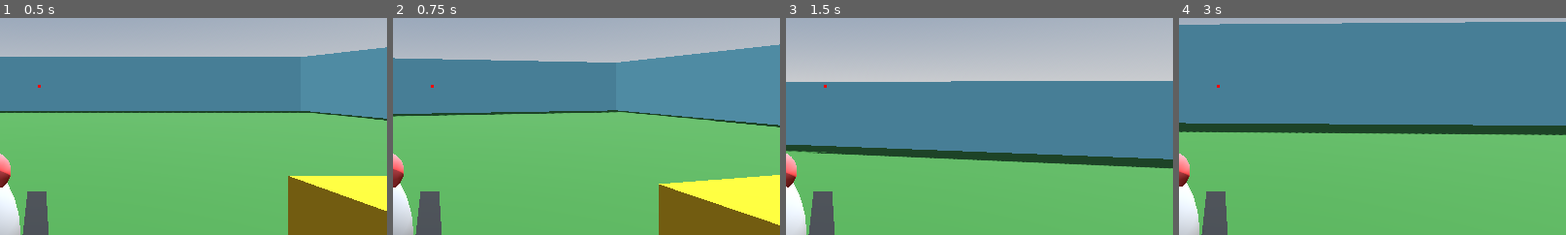
Above: before the commit, frames 1-4 (left to right).
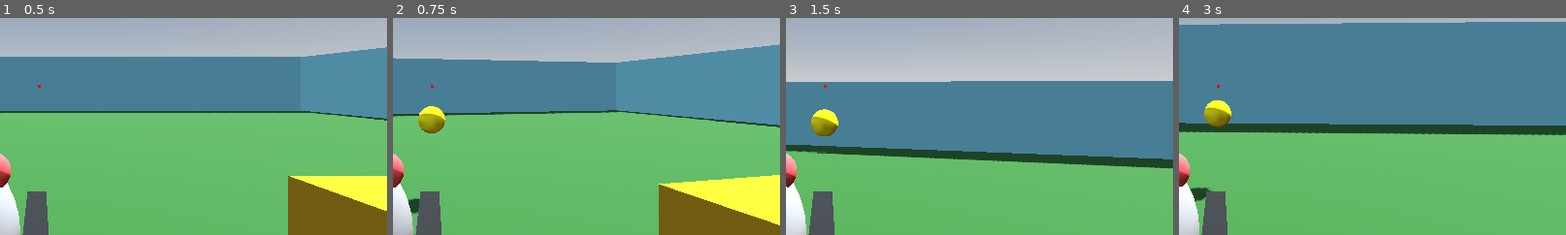
Above: after the commit, the same moments.

Repository: adrian-deguzman/over-the-shoulder-tps
Game: Godot game, scene res://scenes/world.tscn
The game is run twice, just before and just after one commit, with the same random seed, the same clock (stepped at 60 frames per second) and the same inputs.
Inputs (mouse positions are % of the whole screen's width and height, from its top left):
- Up to frame 1 (0.5 s): no input
- Up to frame 2 (0.75 s): tap Enter at 0.5 s; move the mouse to (55, 50) at 0.52 s; hold W (up) from 0.53 s (still down); click (55, 50) at 0.6 s
- Up to frame 3 (1.5 s): keep holding W (up); tap Space (jump) at 0.77 s; move the mouse to (45, 50) at 1.27 s; click (45, 50) at 1.35 s
- Up to frame 4 (3 s): keep holding W (up); tap Space (jump) at 1.52 s; move the mouse to (52, 48) at 2.02 s; click (52, 48) at 2.1 s; move the mouse to (49, 52) at 2.77 s; click (49, 52) at 2.85 s
The pictures show only the part of the screen within x 45-95%, y 34-84%; the shares and areas given below are measured in that part.

Frame 1 is identical in both runs. In frame 2, 0.9% of the frame differs, in the area x 3-14%, y 40-91%; in frame 3, 0.7%; in frame 4, 0.9%, in the area x 2-14%, y 37-85%.

Commit message:
added: shooting bullets

Diff:
--- a/barrion-deguzman-tps/project.godot
+++ b/barrion-deguzman-tps/project.godot
@@ -47,6 +47,11 @@
 "events": [Object(InputEventKey,"resource_local_to_scene":false,"resource_name":"","device":-1,"window_id":0,"alt_press …(195 unchanged characters)…
 ]
 }
+shoot={
+"deadzone": 0.2,
+"events": [Object(InputEventMouseButton,"resource_local_to_scene":false,"resource_name":"","device":-1,"window_id":0,"alt_pressed":false,"shift_pressed":false,"ctrl_pressed":false,"meta_pressed":false,"button_mask":1,"position":Vector2(411, 26),"global_position":Vector2(423, 86),"factor":1.0,"button_index":1,"canceled":false,"pressed":true,"double_click":false,"script":null)
+]
+}
 
 [physics]
 
--- /dev/null
+++ b/barrion-deguzman-tps/scenes/Bullet.tscn
@@ -0,0 +1,19 @@
+[gd_scene format=3 uid="uid://0ofmifaxk2yb"]
+
+[ext_resource type="Script" uid="uid://bfa2nybky7ej2" path="res://scripts/bullet.gd" id="1_hf8mt"]
+
+[sub_resource type="StandardMaterial3D" id="StandardMaterial3D_p1sfj"]
+albedo_color = Color(1, 0.91764706, 0, 1)
+
+[sub_resource type="SphereMesh" id="SphereMesh_4utqk"]
+material = SubResource("StandardMaterial3D_p1sfj")
+radius = 0.3
+height = 0.6
+
+[node name="Bullet" type="Node3D" unique_id=1282823345]
+script = ExtResource("1_hf8mt")
+
+[node name="MeshInstance3D" type="MeshInstance3D" parent="." unique_id=1029286823]
+mesh = SubResource("SphereMesh_4utqk")
+
+[node name="RayCast3D" type="RayCast3D" parent="." unique_id=1972624799]
--- a/barrion-deguzman-tps/scenes/world.tscn
+++ b/barrion-deguzman-tps/scenes/world.tscn
@@ -109,6 +109,9 @@
 transform = Transform3D(1, 0, 0, 0, 1, 0, 0, 0, 1, 0.58, -0.625, -0.3)
 mesh = SubResource("BoxMesh_nnsk1")
 
+[node name="Muzzle" type="Marker3D" parent="Player/Head/Gun" unique_id=439383744]
+transform = Transform3D(1, 0, 0, 0, 1, 0, 0, 0, 1, 0, 0, -0.5)
+
 [node name="Nose" type="MeshInstance3D" parent="Player" unique_id=1893531708]
 transform = Transform3D(1, 0, 0, 0, 1, 0, 0, 0, 1, 0, 1.505, -0.5)
 mesh = SubResource("BoxMesh_qfnet")
--- a/barrion-deguzman-tps/scripts/Player.gd
+++ b/barrion-deguzman-tps/scripts/Player.gd
@@ -6,6 +6,13 @@
 
 @onready var head: Node3D = $Head
 @onready var camera: Camera3D = $Head/Camera3D
+
+# We need the aim ray and the muzzle to calculate shooting
+@onready var aim_ray: RayCast3D = $Head/Camera3D/AimRay
+@onready var muzzle: Marker3D = $Head/Gun/Muzzle
+
+# Preload the bullet scene we just created
+var bullet_scene = preload("res://scenes/Bullet.tscn")
 
 func _ready():
 	Input.set_mouse_mode(Input.MOUSE_MODE_CAPTURED)
@@ -30,8 +37,11 @@
 	if Input.is_action_just_pressed("jump") and is_on_floor():
 		velocity.y = JUMP_VELOCITY
 
+	# Handle Shooting
+	if Input.is_action_just_pressed("shoot"):
+		shoot()
+
 	# Get the input direction and handle the movement/deceleration.
-	# As good practice, you should replace UI actions with custom gameplay actions.
 	var input_dir = Input.get_vector("left", "right", "up", "down")
 
 	# FIX 2: Use the actor's main transform basis instead of the head's
@@ -45,3 +55,27 @@
 		velocity.z = 0.0 # move_toward(velocity.z, 0, SPEED)
 
 	move_and_slide()
+
+# Function to handle the actual firing logic
+func shoot():
+	var bullet = bullet_scene.instantiate()
+
+	# Add the bullet to the main scene tree, NOT as a child of the player.
+	# If it's a child of the player, it will drag with you when you move!
+	get_tree().root.add_child(bullet)
+
+	# Start the bullet exactly at the tip of the gun
+	bullet.global_position = muzzle.global_position
+
+	# Figure out exactly where the camera crosshair is pointing
+	var target_position: Vector3
+
+	if aim_ray.is_colliding():
+		# If looking at a wall or enemy, shoot toward that exact impact spot
+		target_position = aim_ray.get_collision_point()
+	else:
+		# If looking at the sky, shoot straight forward 100 meters
+		target_position = aim_ray.to_global(aim_ray.target_position)
+
+	# Point the bullet directly at the target
+	bullet.look_at(target_position, Vector3.UP)
--- /dev/null
+++ b/barrion-deguzman-tps/scripts/bullet.gd
@@ -0,0 +1,20 @@
+extends Node3D
+
+var speed: float = 40.0 # Make sure this is slow enough to track!
+@onready var raycast: RayCast3D = $RayCast3D
+
+func _physics_process(delta: float) -> void:
+	# Calculate how far the bullet will move this exact frame
+	var move_distance = speed * delta
+
+	# Point the raycast forward exactly that distance
+	raycast.target_position = Vector3(0, 0, -move_distance)
+	raycast.force_raycast_update() # Force it to check immediately
+
+	if raycast.is_colliding():
+		# It hit something!
+		# We will add the explosion here later. For now, destroy the bullet.
+		queue_free()
+	else:
+		# If no collision, move the bullet forward
+		global_translate(-global_basis.z * move_distance)
Not shown, added: barrion-deguzman-tps/scripts/bullet.gd.uid
